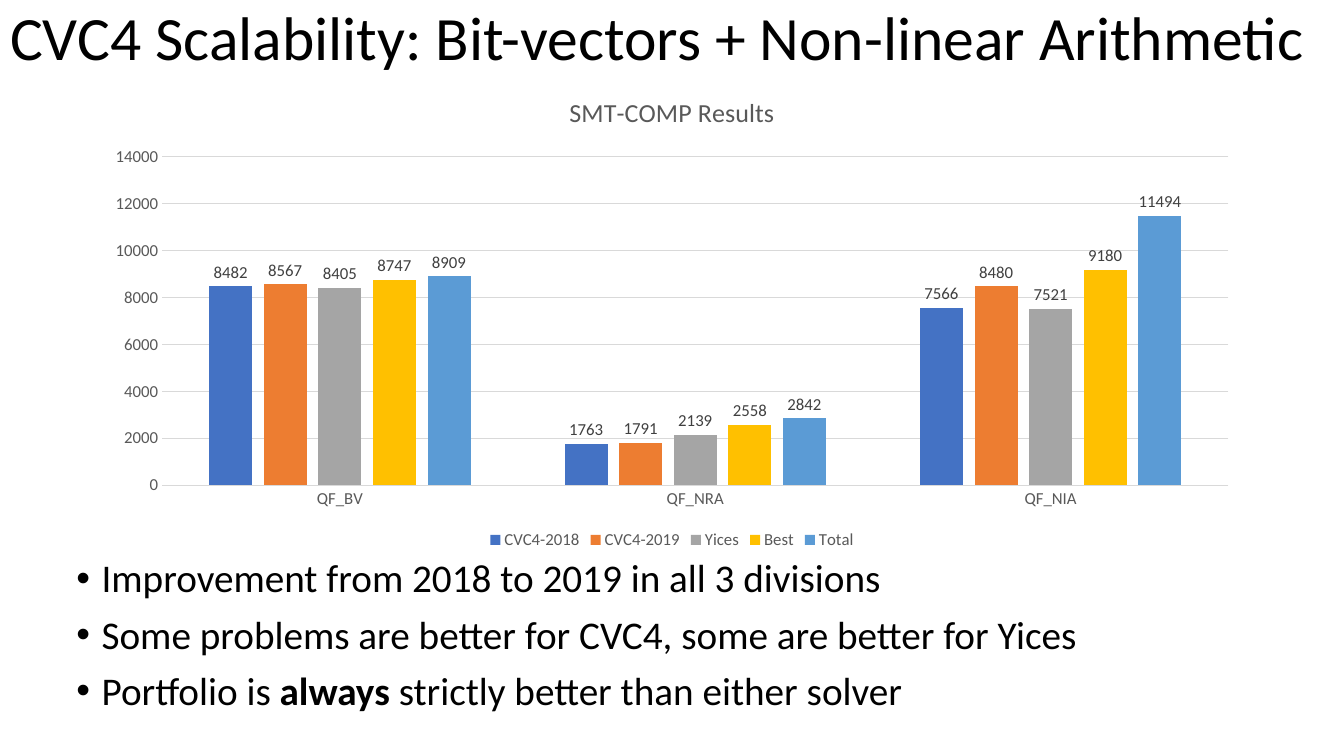
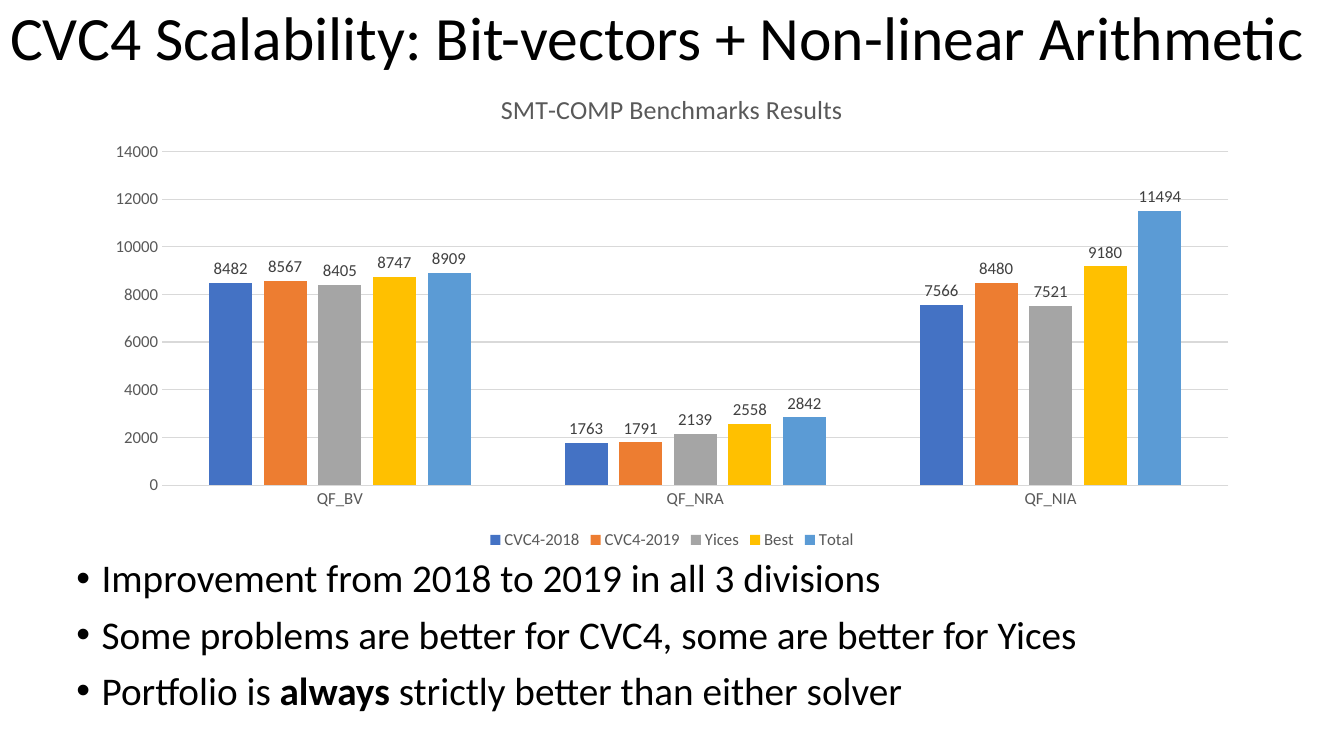
Before and after one commit to yoni206/hermes, a slide deck: slide 7 of PI-Aug-2019-stats/pres/pi.pptx. Drawn at 1344x756 pixels with LibreOffice and Linux fonts; fonts in the diff are those of the drawing. Boxes give left, top, right and bottom in pixels: in the first picture for what was removed or moved away, otherwise in the second. Text is boxed around its words. In the diff, an @@ line names an element or a change of style, - is before the commit and + after.

```diff
--- a/PI-Aug-2019-stats/pres/pi.pptx
+++ b/PI-Aug-2019-stats/pres/pi.pptx
@@ column chart at [93,75,1252,555] @@
@@ title "SMT-COMP Results " to "SMT-COMP Benchmarks Results " @@
```
Also in this commit, not shown: 1 other slide changed.
